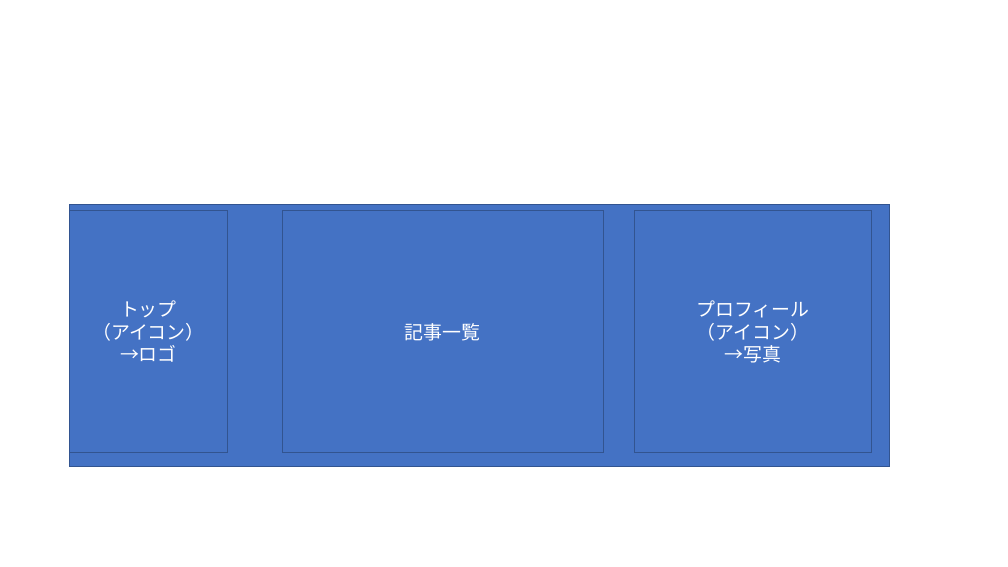
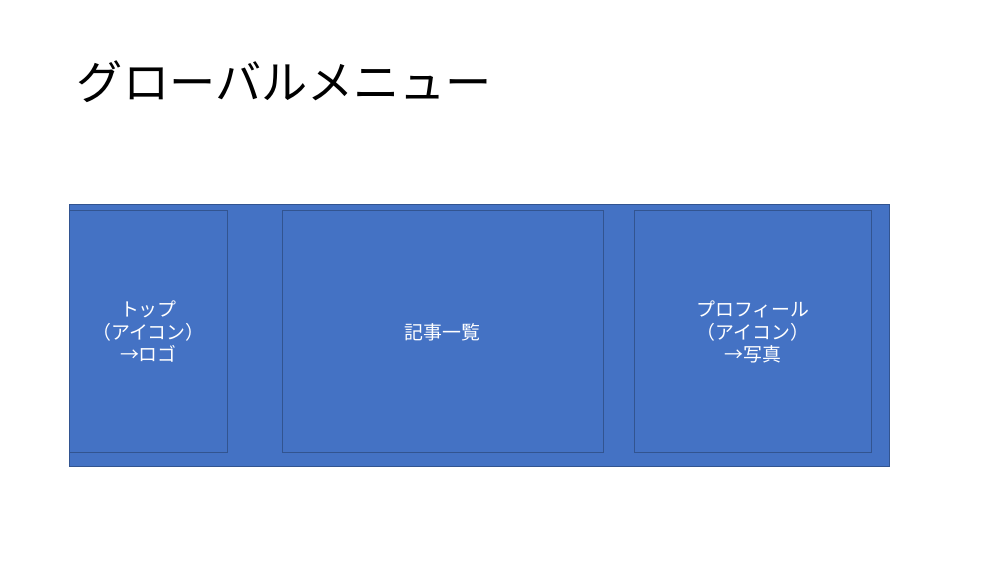
Before and after one commit to tomoyanp/tomoyan-blog-client, a slide deck: slide 4 of documents/architecture.pptx. Drawn at 1008x567 pixels with LibreOffice and Linux fonts; fonts in the diff are those of the drawing. Boxes give left, top, right and bottom in pixels: in the first picture for what was removed or moved away, otherwise in the second. Text is boxed around its words. In the diff, an @@ line names an element or a change of style, - is before the commit and + after.

```diff
--- a/documents/architecture.pptx
+++ b/documents/architecture.pptx
@@ title added at (77,60,492,102), 44 pt, text #000000 @@
+グローバルメニュー
```
Also in this commit, not shown: 1 other slide changed, 1 slide added.
